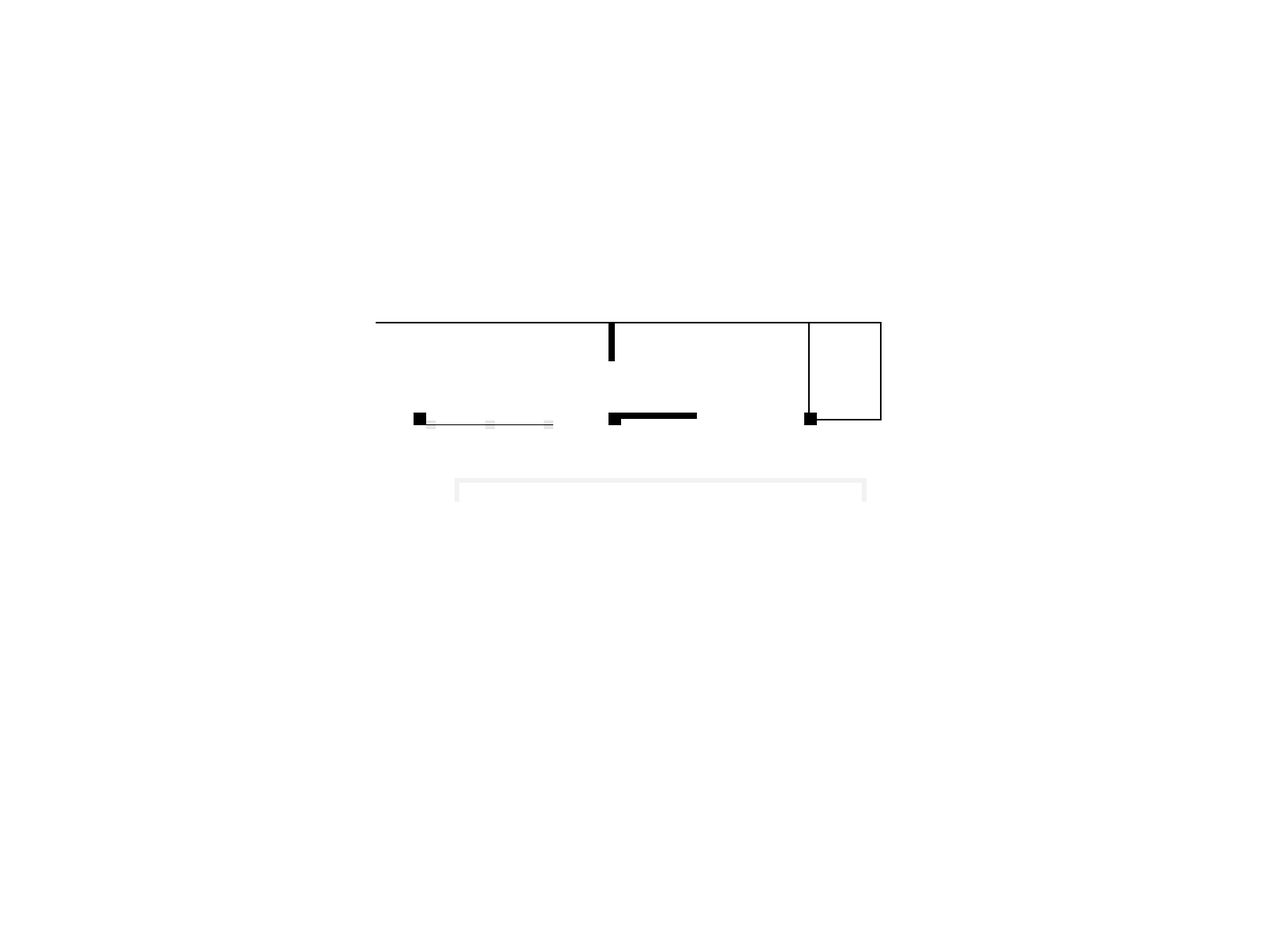
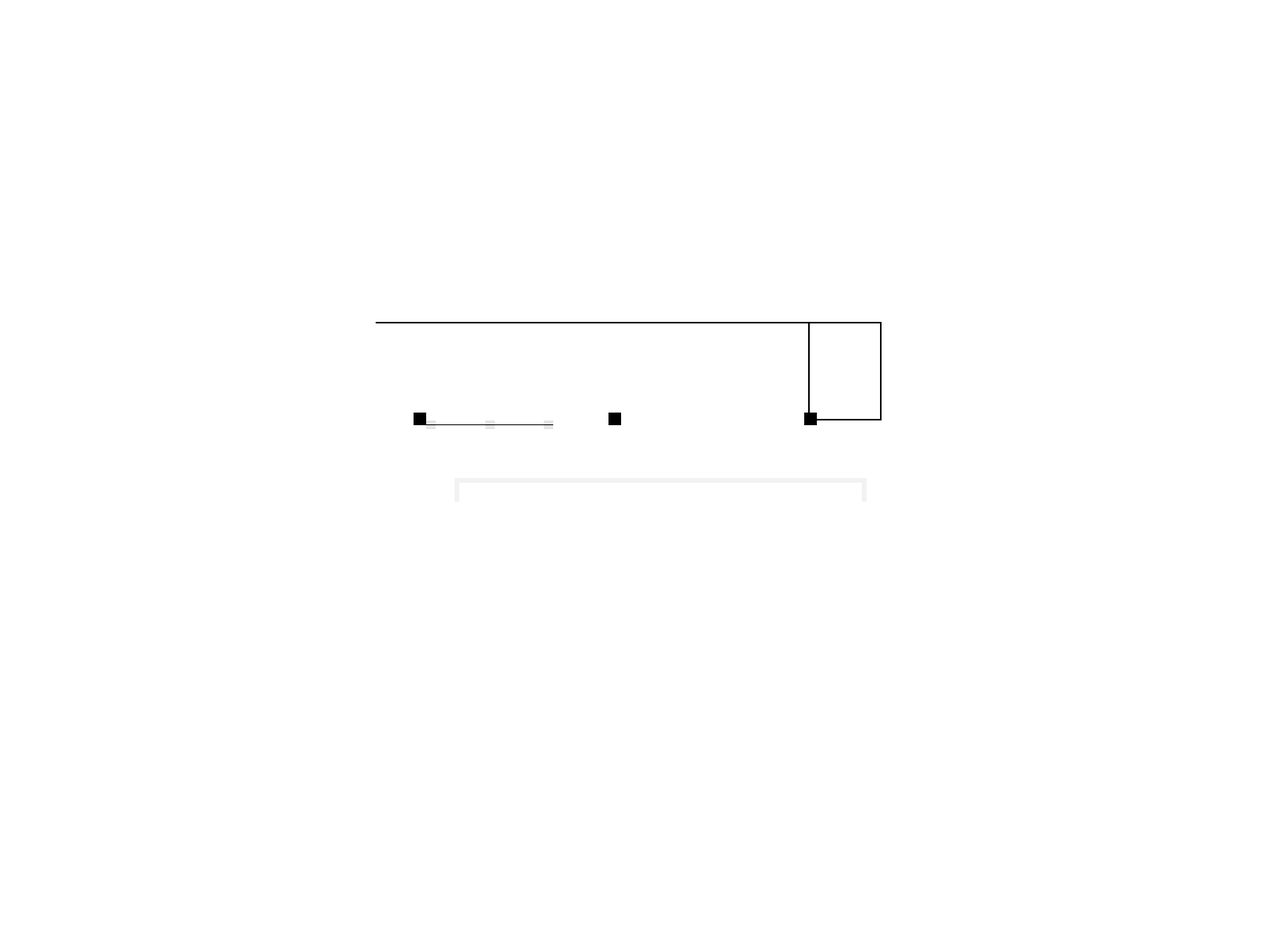
The second 1288 x 934 image is a revision of the first. Changes to its layers:
painted on "walls" over [left=608, top=323, right=697, bottom=420]
hid "white" over [left=608, top=323, right=697, bottom=420]
